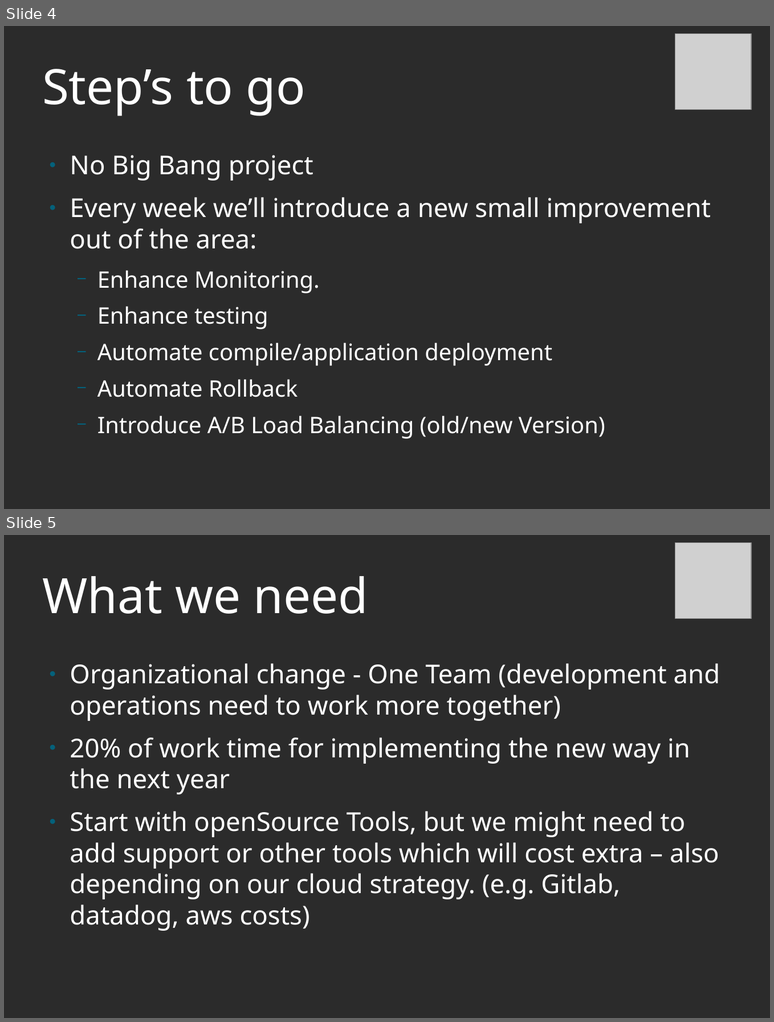
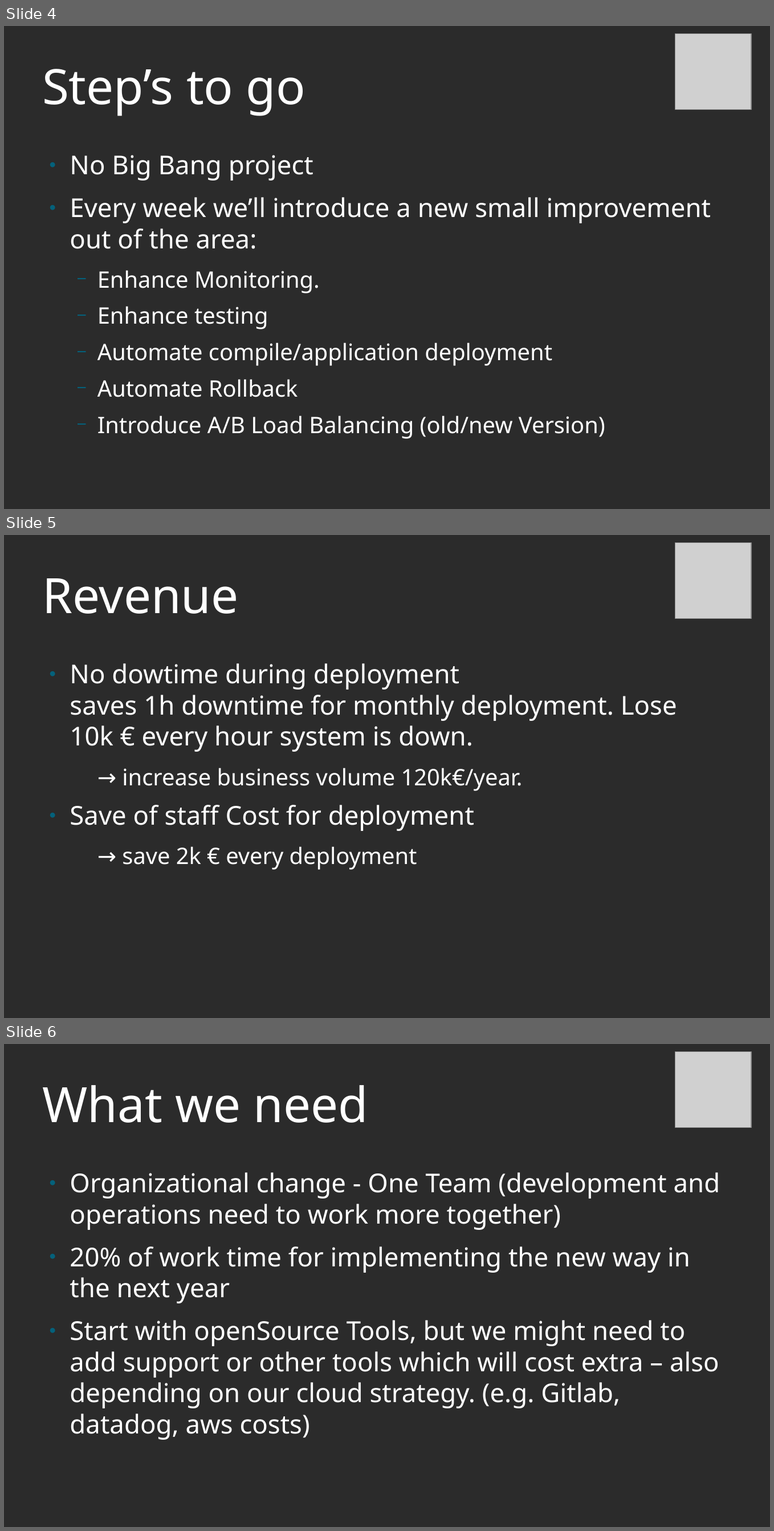
Before and after one commit to digimixer/cdond-c3-projectstarter, a slide deck: presentation.odp. Shown one above the other, each under a label of ours: slides 4 and 5 before the commit, slides 4, 5 and 6 after it. The pictures are 774x1022 and 774x1531 pixels, drawn with LibreOffice and Linux fonts; fonts in the diff are those of the drawing; grey boxes stand for pictures; background and template pictures are left out; a plain dark background stands for a picture behind light text. Boxes give left, top, right and bottom in pixels: in the first picture for what was removed or moved away, otherwise in the second. Text is boxed around its words. In the diff, an @@ line names an element or a change of style, - is before the commit and + after.

```diff
--- a/presentation.odp
+++ b/presentation.odp
@@ slide 5 added at (x1=4, y1=535, x2=770, y2=1018), background picture (left out) @@
@@ picture added at (x1=675, y1=542, x2=751, y2=618) @@
@@ title added at (x1=42, y1=578, x2=239, y2=614), 60 pt, text #FFFFFF @@
+Revenue
@@ text added at (x1=70, y1=663, x2=677, y2=870), 32 pt, text #FFFFFF @@
+● No dowtime during deployment
+  saves 1h downtime for monthly deployment. Lose 10k € every hour system is down.
+  → increase business volume 120k€/year.
+● Save of staff Cost for deployment
+  → save 2k € every deployment
@@ what was slide 5 is now slide 6 @@
```
Also in this commit, not shown: 4 other files.
